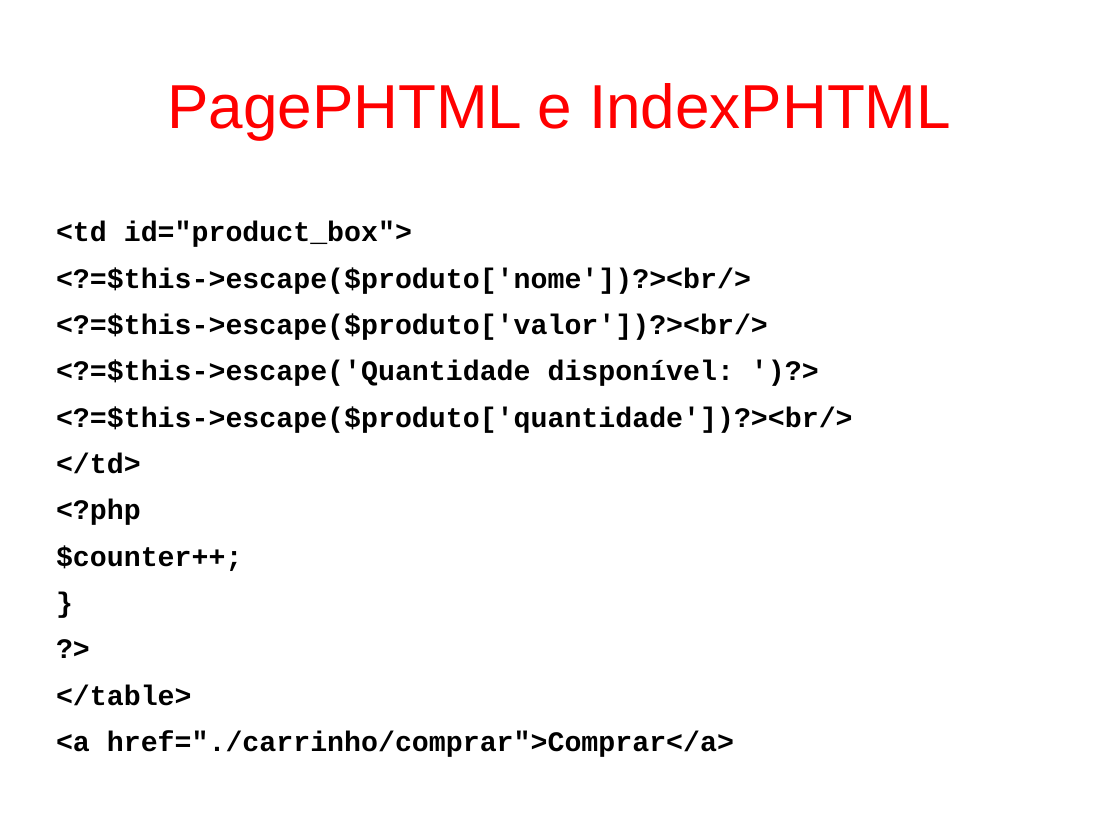
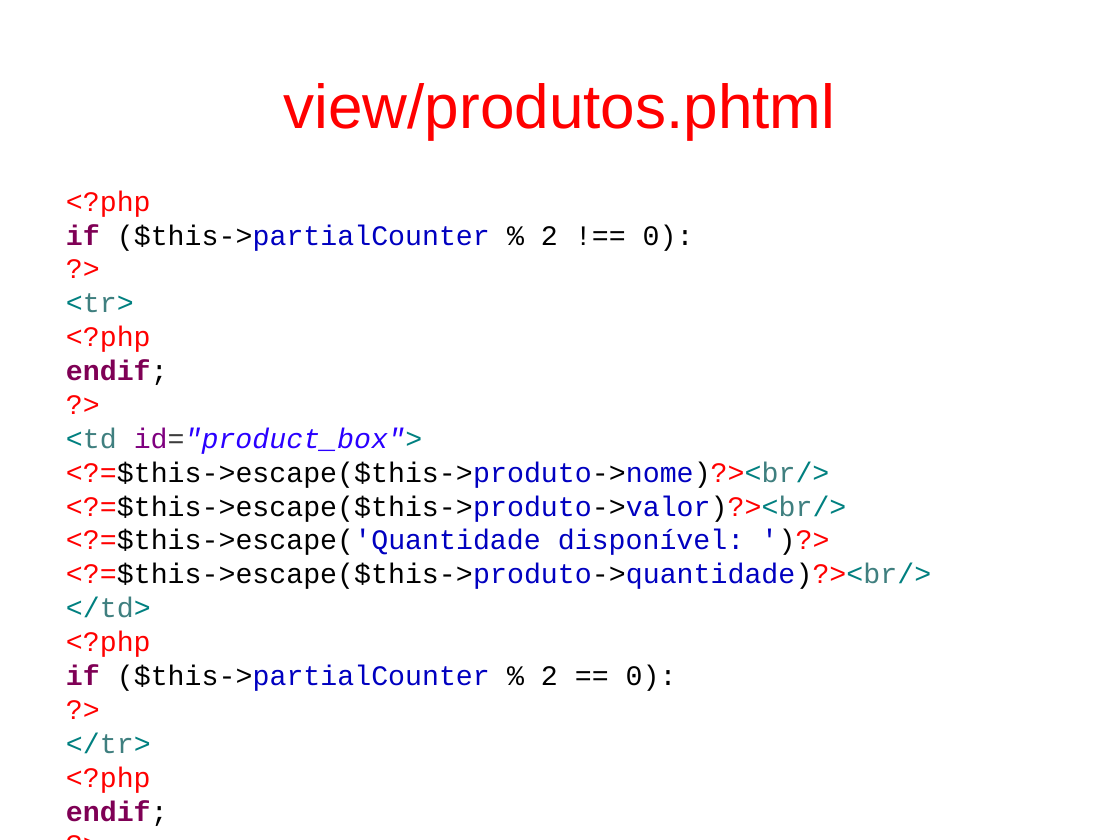
Before and after one commit to fgsl/lojasacme, a slide deck: slide 60 of docs/tutorial.odp (slide 47 before the commit). Drawn at 1120x840 pixels with LibreOffice and Linux fonts; fonts in the diff are those of the drawing. Boxes give left, top, right and bottom in pixels: in the first picture for what was removed or moved away, otherwise in the second. Text is boxed around its words. In the diff, an @@ line names an element or a change of style, - is before the commit and + after.

```diff
--- a/docs/tutorial.odp
+++ b/docs/tutorial.odp
@@ title at (x1=284, y1=83, x2=836, y2=139): text changed @@
-PagePHTML e IndexPHTML
+view/produtos.phtml
@@ text "<?php" moved from (x1=56, y1=221, x2=853, y2=757) to (x1=66, y1=191, x2=931, y2=826) @@
@@ text at (x1=66, y1=191, x2=694, y2=385): paragraphs added @@
+<?php
+if ($this->partialCounter % 2 !== 0):
+?>
+<tr>
+<?php
+endif;
+?>
@@ text at (x1=66, y1=428, x2=744, y2=657): text colour #000000 to #008080 in "<td id="product_box">", "</td>"; text colour #000000 to #3F7F7F in "<td", "</td>"; text colour #000000 to #7F007F, text colour #000000 to #3C3C3C, text colour #000000 to #2A00FF, italic on in "id="product_box">"; bold off in "<td id="product_box">", "<?=$this->escape('Quantidade disponível: ')?>", "</td>", "<?php" and 1 more places; text colour #000000 to #FF0000 in "<?=$this->escape('Quantidade ')?>", "<?php", "?>"; text colour #000000 to #0000C0 in "<?=$this->escape('Quantidade disponível: ')?>"; less space between paragraphs @@
@@ text at (x1=66, y1=462, x2=846, y2=522): text changed; bold off @@
-<?=$this->escape($produto['nome'])?><br/>
-<?=$this->escape($produto['valor'])?><br/>
+<?=$this->escape($this->produto->nome)?><br/>
+<?=$this->escape($this->produto->valor)?><br/>
@@ text at (x1=66, y1=563, x2=931, y2=589): text changed; bold off @@
-<?=$this->escape($produto['quantidade'])?><br/>
+<?=$this->escape($this->produto->quantidade)?><br/>
@@ text at (x1=66, y1=665, x2=677, y2=691): text changed; bold off @@
-$counter++;
-}
+if ($this->partialCounter % 2 == 0):
@@ text at (x1=66, y1=733, x2=168, y2=826): text changed; text colour #000000 to #FF0000; bold off @@
-</table>
-<a href="./carrinho/comprar">Comprar</a>
+</tr>
+<?php
+endif;
+?>
```
Also in this commit, not shown: 62 other slides changed, 26 slides added, 11 slides removed, 17 other files.
